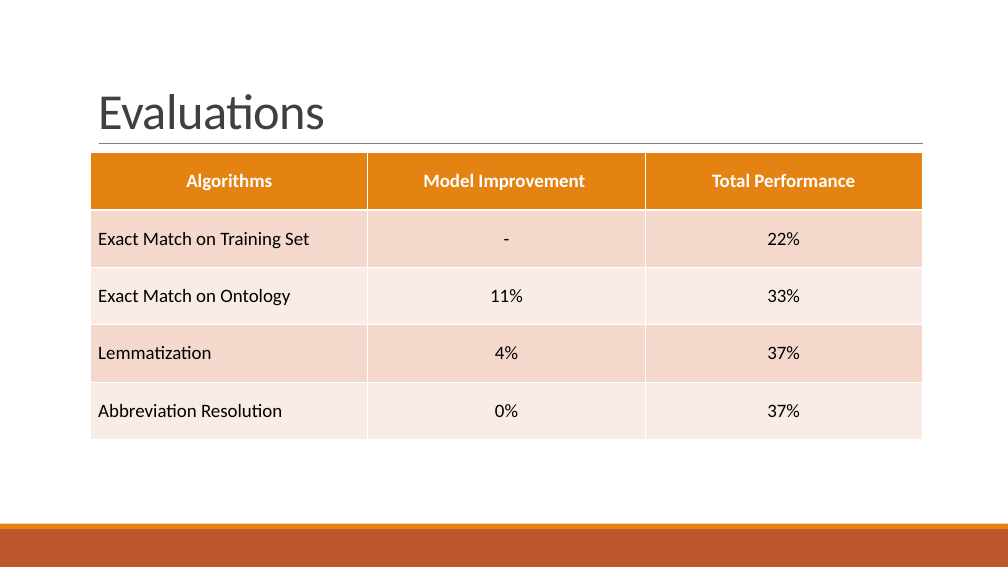
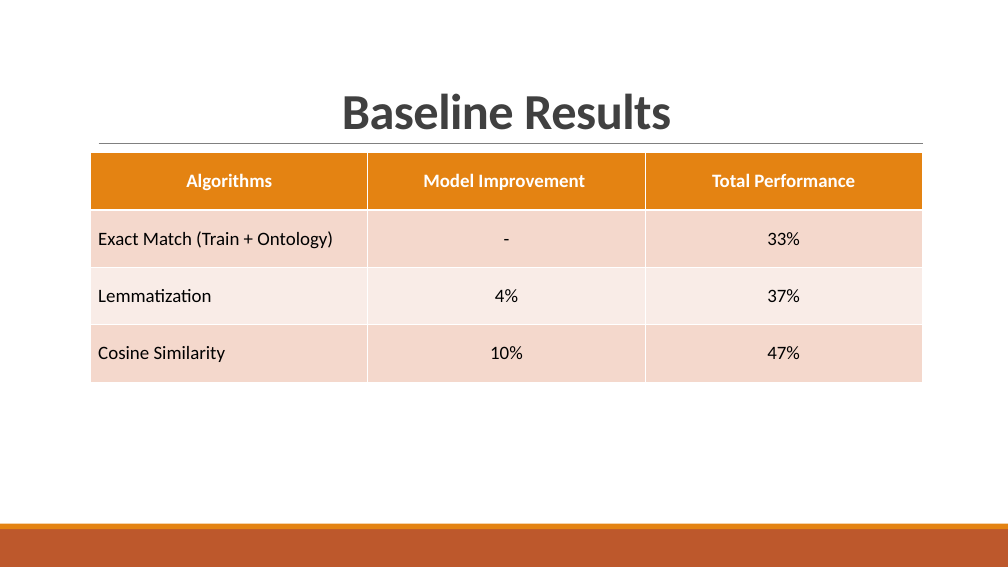
Before and after one commit to abdullahyldz/Cmpe493TermProject, a slide deck: slide 5 of Presentation/Final Presentation/Final Presentation.pptx. Drawn at 1008x567 pixels with LibreOffice and Linux fonts; fonts in the diff are those of the drawing. Boxes give left, top, right and bottom in pixels: in the first picture for what was removed or moved away, otherwise in the second. Text is boxed around its words. In the diff, an @@ line names an element or a change of style, - is before the commit and + after.

```diff
--- a/Presentation/Final Presentation/Final Presentation.pptx
+++ b/Presentation/Final Presentation/Final Presentation.pptx
@@ title at [342,93,671,130]: text changed; bold on @@
-Evaluations
+Baseline Results
@@ table at [91,153,923,382] @@
-row 2: Exact Match on Training Set | - | 22%
-row 3: Exact Match on Ontology | 11% | 33%
+row 2: Exact Match (Train + Ontology) | - | 33%
-row 5: Abbreviation Resolution | 0% | 37%
+row 4: Cosine Similarity | 10% | 47%
```
Also in this commit, not shown: 3 other slides changed, 14 slides added, 4 slides removed.
